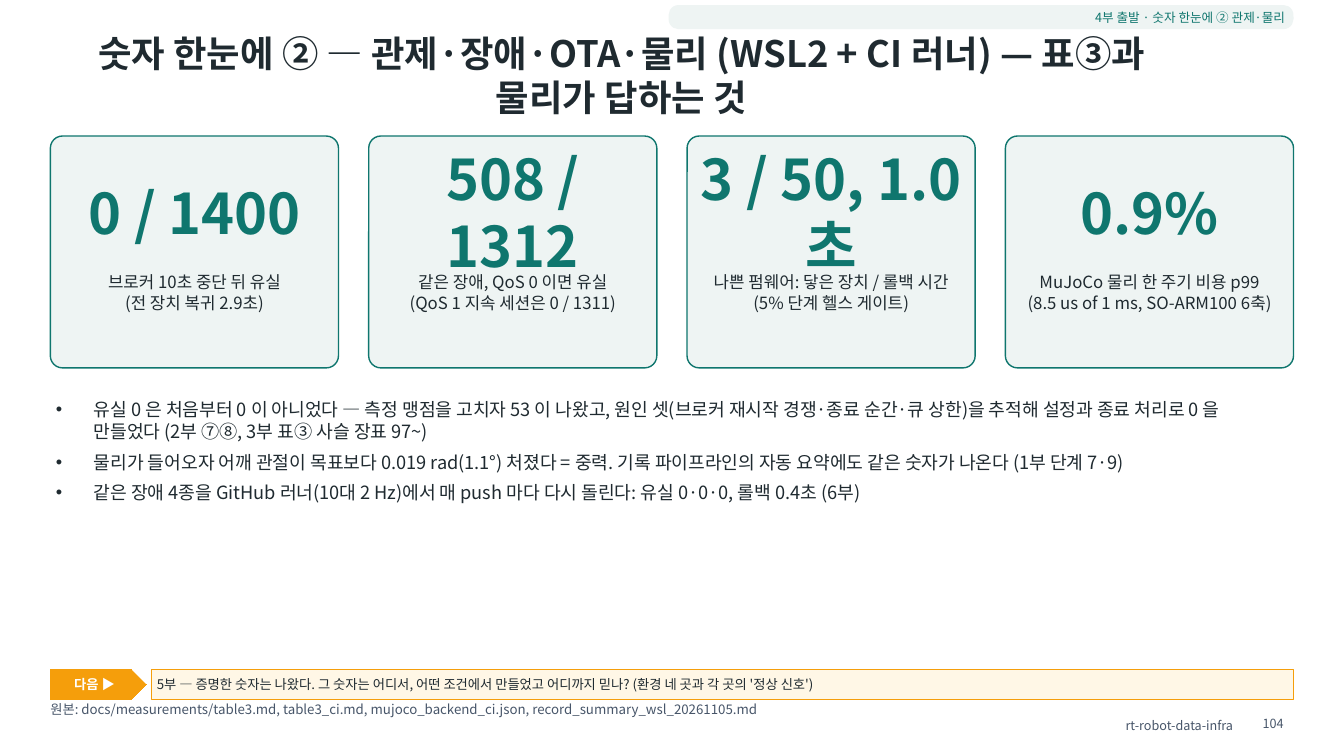
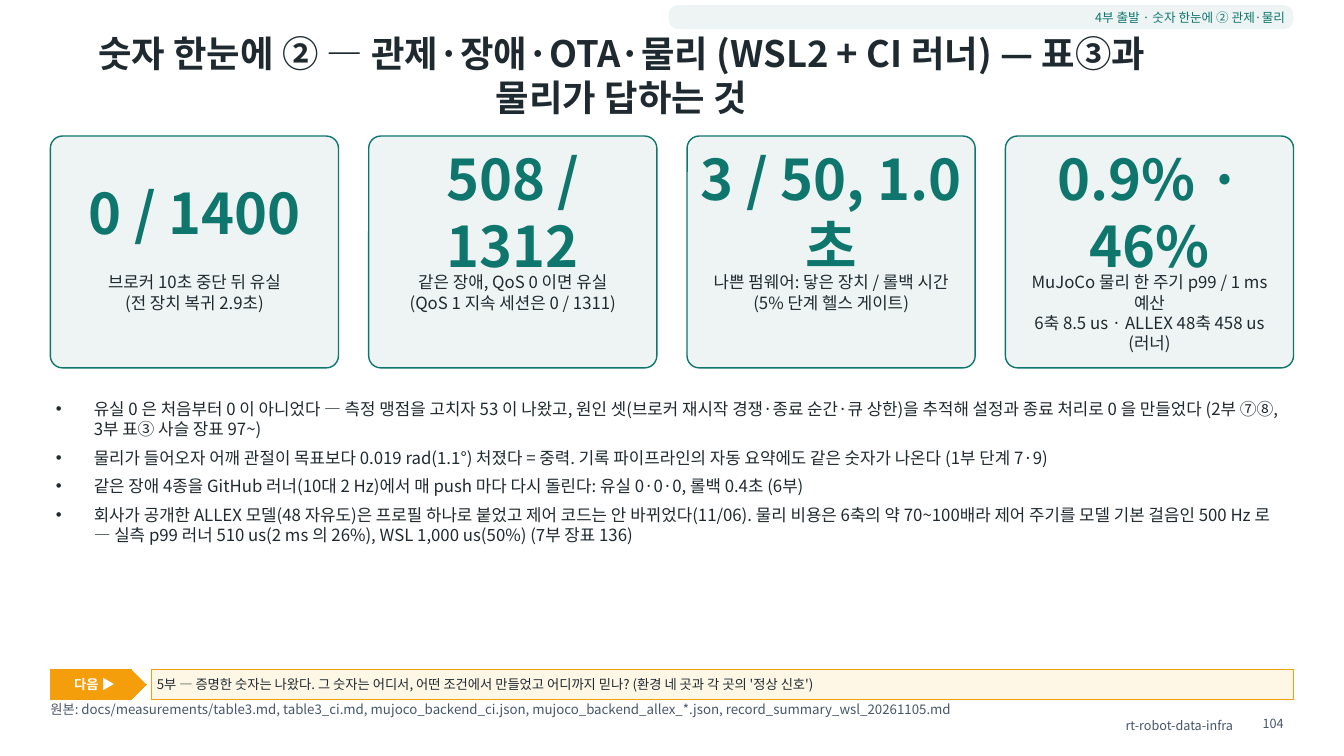
Before and after one commit to ohevance/rt-robot-data-infra, a slide deck: slide 104 of docs/deck/rt-robot-data-infra.pptx. Drawn at 1344x756 pixels with LibreOffice and Linux fonts; fonts in the diff are those of the drawing. Boxes give left, top, right and bottom in pixels: in the first picture for what was removed or moved away, otherwise in the second. Text is boxed around its words. In the diff, an @@ line names an element or a change of style, - is before the commit and + after.

```diff
--- a/docs/deck/rt-robot-data-infra.pptx
+++ b/docs/deck/rt-robot-data-infra.pptx
@@ text at (1058, 157, 1210, 282): text changed @@
-0.9%
+0.9% · 46%
@@ text at (1032, 274, 1267, 352): text changed @@
-MuJoCo 물리 한 주기 비용 p99
-(8.5 us of 1 ms, SO-ARM100 6축)
+MuJoCo 물리 한 주기 p99 / 1 ms 예산
+6축 8.5 us · ALLEX 48축 458 us (러너)
@@ text at (94, 401, 1278, 496): size 13 to 12 pt in "유실 0 은 처음부터 0 이 아니었다 ...", "물리가 들어오자 어깨 관절이 목표보다 0.019 rad(1.1°) ...", "같은 장애 4종을 GitHub 러너(10대 2 Hz)에서 ..." @@
@@ text at (94, 507, 1270, 545): paragraph added @@
+• 회사가 공개한 ALLEX 모델(48 자유도)은 프로필 하나로 붙었고 제어 코드는 안 바뀌었다(11/06). 물리 비용은 6축의 약 70~100배라 제어 주기를 모델 기본 걸음인 500 Hz 로 — 실측 p99 러너 510 us(2 ms 의 26%), WSL 1,000 us(50%) (7부 장표 136)
@@ text at (50, 703, 951, 717): text changed @@
-원본: docs/measurements/table3.md, table3_ci.md, mujoco_backend_ci.json, record_summary_wsl_20261105.md
+원본: docs/measurements/table3.md, table3_ci.md, mujoco_backend_ci.json, mujoco_backend_allex_*.json, record_summary_wsl_20261105.md
```
Also in this commit, not shown: 10 other slides changed, 1 slide added, 43 other files.
